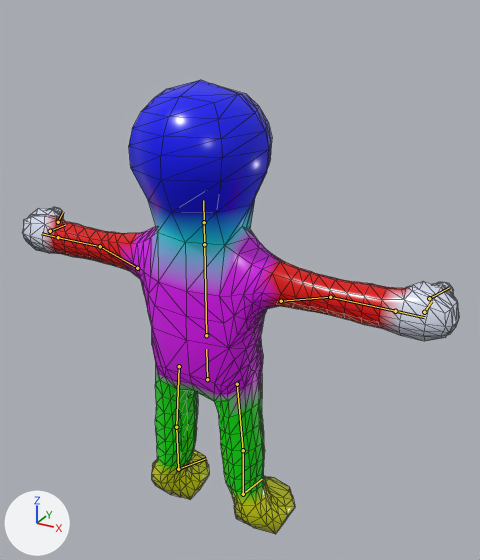
Before and after pictures for a commit that changed the glTF model do-not-drop/assets/models/characters/gel/gel_body_lod1.glb.
Rendered twice from a 50 mm lens placed at (1.16, -1.853, 2.022), pointed at (0.085, 0.102, 1.044). Arrows for +X, +Y and +Z are at lower left; the lights stay in place. The older version comes first. The bones that bend it are drawn over the model as lines. Mesh edges are drawn as thin lines.

Names of what the first picture shows: 'GelBodyLOD1'.
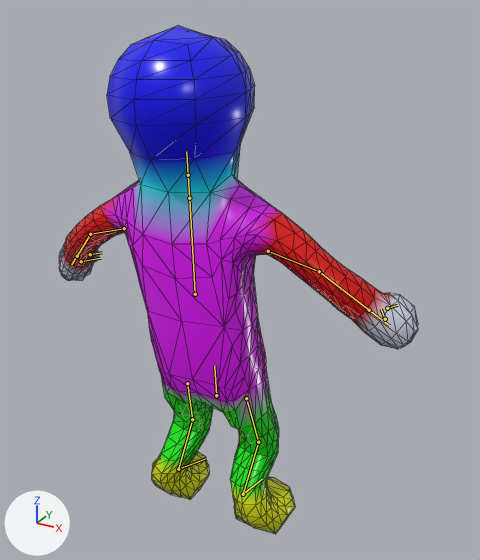
The newer file adds an action. The first version stands in its rest pose; the second is drawn at frame 24 of the action 'SplitAndJoin'.

What differs and where, as boxes [x1, y1, x2, y2] in the pictures (480 x 560 px):
'GelBodyLOD1', posed (18% narrower, 12% taller): before [22, 80, 459, 534]; after [59, 26, 418, 534]
bone 'pelvis', root to tip: before (207, 379) to (206, 349); after (216, 395) to (214, 365)
bone 'chest', root to tip: before (206, 335) to (204, 244); after (195, 294) to (189, 198)
bone 'head', root to tip: before (204, 222) to (203, 200); after (188, 175) to (186, 151)
bone 'upper_arm.L', root to tip: before (137, 268) to (100, 246); after (124, 228) to (90, 234)
bone 'forearm.L', root to tip: before (100, 246) to (58, 237); after (90, 234) to (77, 256)
bone 'upper_arm.R', root to tip: before (281, 301) to (330, 297); after (268, 251) to (319, 271)
bone 'forearm.R', root to tip: before (330, 297) to (395, 311); after (319, 271) to (369, 310)
bone 'thigh.L', root to tip: before (179, 366) to (176, 427); after (187, 383) to (192, 419)
bone 'shin.L', root to tip: before (176, 427) to (178, 469); after (192, 419) to (178, 469)
bone 'thigh.R', root to tip: before (237, 384) to (243, 450); after (246, 398) to (258, 442)
bone 'shin.R', root to tip: before (243, 450) to (243, 494); after (258, 442) to (243, 494)

What the commit changed:
Bone 'pelvis' (bone_pelvis) moves from (0.0, 0.0, 0.0) to (-0.04, -0.06, 0.0).
Bone 'pelvis' (bone_pelvis) turns from (0, 0, 0) to (0, 0, -3) degrees about its own x, y and z.
Bone 'chest' (bone_chest) moves from (0.0, 0.0, 0.0) to (0.063, 0.224, 0.0).
Bone 'chest' (bone_chest) turns from (0, 0, 0) to (0, 0, 1) degrees about its own x, y and z.
Bone 'head' (bone_head) turns from (0, 0, 0) to (-1, -4, 0) degrees about its own x, y and z.
Bone 'upper_arm.L' (bone_upper_arm_l) turns from (0, 0, 0) to (-35, 20, -18) degrees about its own x, y and z.
Bone 'forearm.L' (bone_forearm_l) turns from (0, 0, 0) to (0, -8, -25) degrees about its own x, y and z.
Bone 'upper_arm.R' (bone_upper_arm_r) turns from (0, 0, 0) to (-35, -20, 18) degrees about its own x, y and z.
Bone 'forearm.R' (bone_forearm_r) turns from (0, 0, 0) to (0, 8, 25) degrees about its own x, y and z.
Bone 'thigh.L' (bone_thigh_l) turns from (0, 0, 0) to (-24, -4, -9) degrees about its own x, y and z.
Bone 'shin.L' (bone_shin_l) turns from (0, 0, 0) to (58, -3, 2) degrees about its own x, y and z.
Bone 'foot.L' (bone_foot_l) turns from (0, 0, 0) to (-33, 4, 5) degrees about its own x, y and z.
Bone 'thigh.R' (bone_thigh_r) turns from (0, 0, 0) to (-22, 0, -8) degrees about its own x, y and z.
Bone 'shin.R' (bone_shin_r) turns from (0, 0, 0) to (54, 0, 0) degrees about its own x, y and z.
Bone 'foot.R' (bone_foot_r) turns from (0, 0, 0) to (-31, -3, 6) degrees about its own x, y and z.
